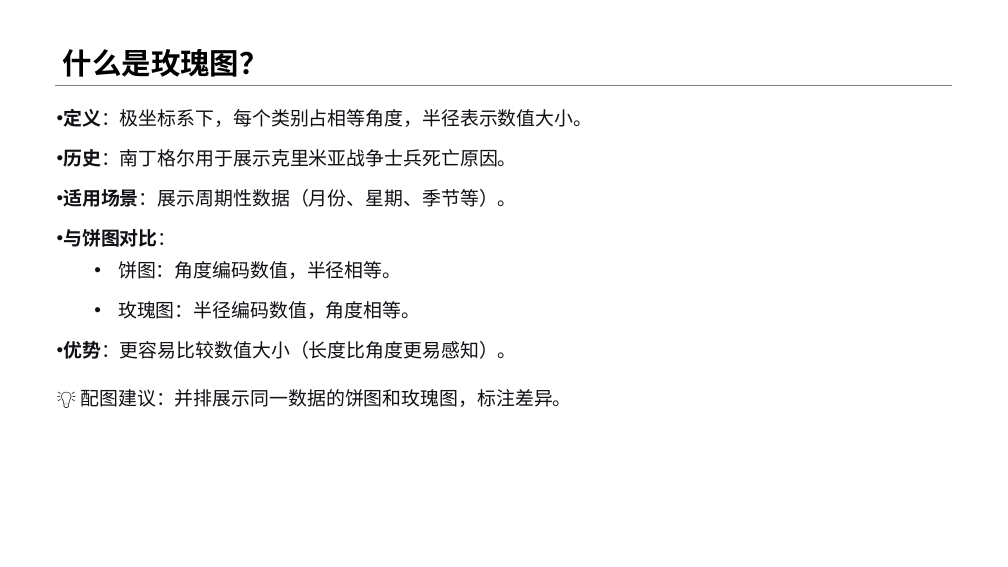
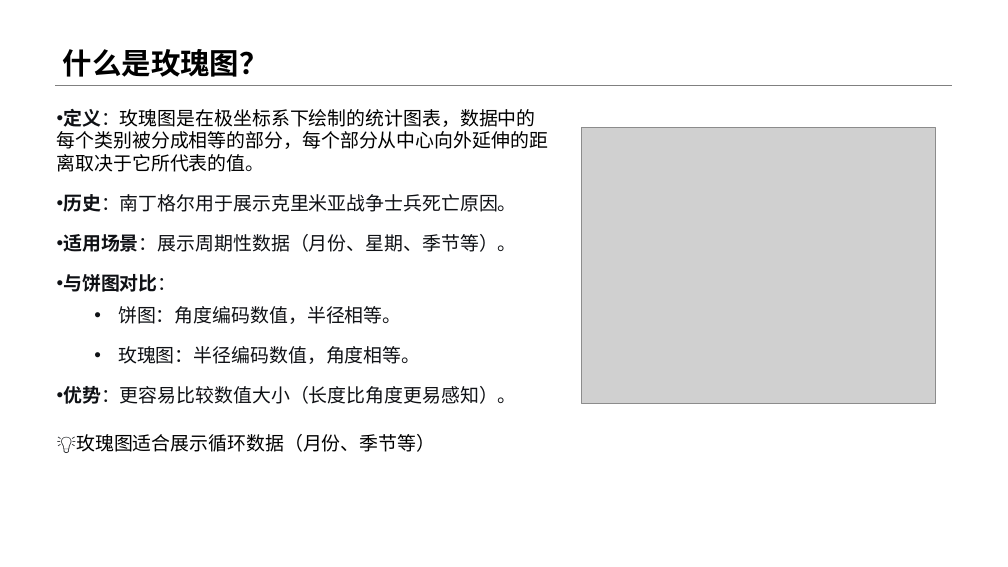
Before and after one commit to menglin1997/vchartCourse, a slide deck: slide 3 of code/Chapter 3 - Vchart Type/23-Rose/23-Rose.pptx. Drawn at 1008x567 pixels with LibreOffice and Linux fonts; fonts in the diff are those of the drawing; grey boxes stand for pictures. Boxes give left, top, right and bottom in pixels: in the first picture for what was removed or moved away, otherwise in the second. Text is boxed around its words. In the diff, an @@ line names an element or a change of style, - is before the commit and + after.

```diff
--- a/code/Chapter 3 - Vchart Type/23-Rose/23-Rose.pptx
+++ b/code/Chapter 3 - Vchart Type/23-Rose/23-Rose.pptx
@@ text at (x1=57, y1=109, x2=548, y2=172): text changed; font Calibri to Arial; text colour #0F1115 to #000000 @@
-• 定义：极坐标系下，每个类别占相等角度，半径表示数值大小。
+• 定义：玫瑰图是在极坐标系下绘制的统计图表，数据中的每个类别被分成相等的部分，每个部分从中心向外延伸的距离取决于它所代表的值。
@@ picture added at (x1=582, y1=128, x2=935, y2=404) @@
@@ text at (x1=57, y1=435, x2=436, y2=453): text changed; font Calibri to Arial; text colour #0F1115 to #000000 @@
-💡 配图建议：并排展示同一数据的饼图和玫瑰图，标注差异。
+💡玫瑰图适合展示循环数据（月份、季节等）
```
Also in this commit, not shown: 4 other slides changed, 9 other files.
